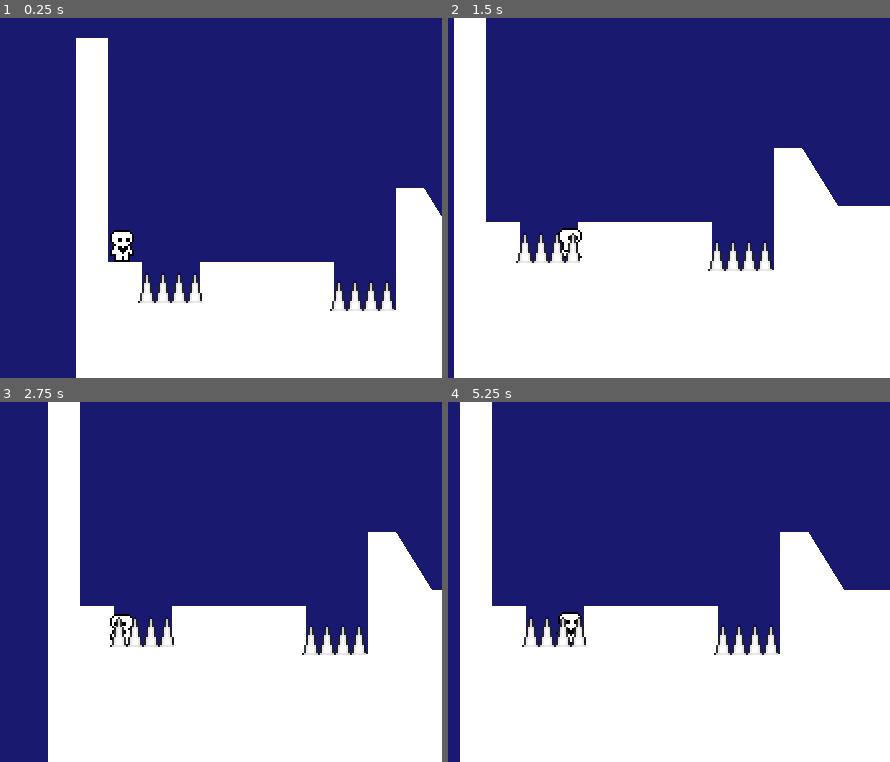
Above: before the commit, frames 1-4 (two rows, left to right).
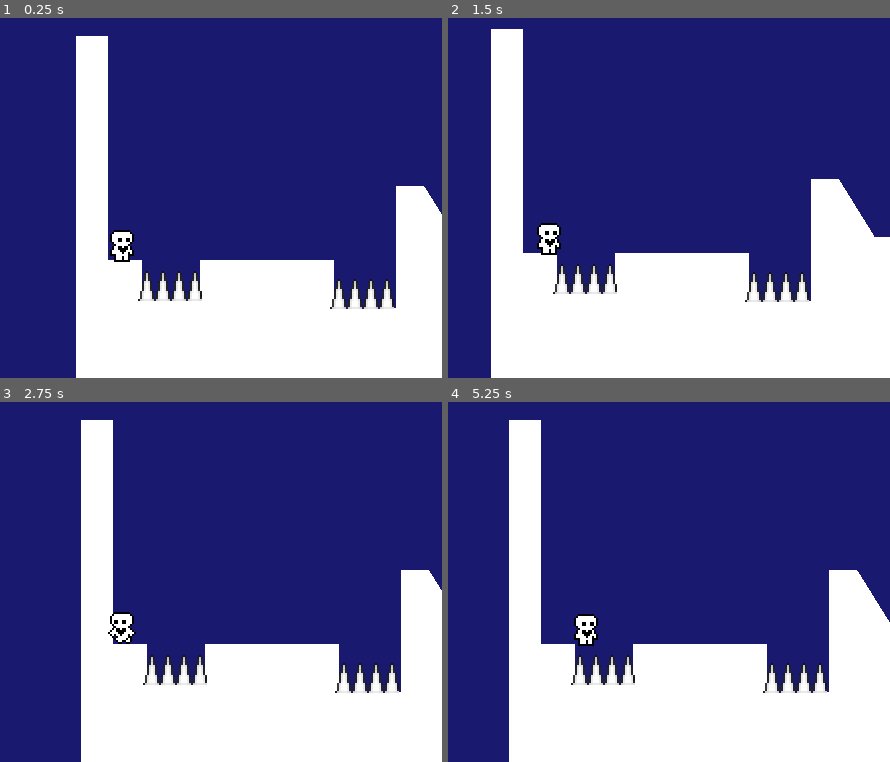
Above: after the commit, the same moments.

Repository: xachan/HeartPlatformer
Game: Godot game, scene res://world.tscn
The game is run twice, just before and just after one commit, with the same random seed, the same clock (stepped at 60 frames per second) and the same inputs.
Inputs:
- Up to frame 1 (0.25 s): no input
- Up to frame 2 (1.5 s): tap Enter (ui_accept) at 0.5, 0.77 s; hold Right (ui_right) from 0.53 s (still down)
- Up to frame 3 (2.75 s): tap Enter (ui_accept) at 1.52 s; release Right (ui_right) at 2.03 s; hold Left (ui_left) from 2.03 s (still down)
- Up to frame 4 (5.25 s): release Left (ui_left) at 2.78 s; hold Right (ui_right) 2.78-4.28 s; tap Enter (ui_accept) at 3.02, 3.77, 4.52 s; hold Left (ui_left) 4.28-5.03 s; hold Right (ui_right) from 5.03 s (still down)

The runs differ from the first frame. In frame 1, 0.7% of the frame differs, in the area x 17-100%, y 5-82%; in frame 2, 21%; in frame 3, 21%; in frame 4, 24%, in the area x 2-100%, y 0-100%.

Commit message:
finished 5

Diff:
--- a/player.gd
+++ b/player.gd
@@ -8,6 +8,7 @@
 
 @onready var animated_sprite_2d = $AnimatedSprite2D
 @onready var coyote_jump_timer = $CoyoteJumpTimer
+@onready var starting_position = global_position
 
 func _physics_process(delta):
 	apply_gravity(delta)
@@ -78,3 +79,8 @@
 		animated_sprite_2d.play("idle")
 	if not is_on_floor():
 		animated_sprite_2d.play("jump")
+
+
+
+func _on_hazard_detector_area_entered(area):
+	global_position = starting_position
--- a/player.tscn
+++ b/player.tscn
@@ -1,11 +1,8 @@
-[gd_scene load_steps=14 format=3 uid="uid://dehhmy88k0cmp"]
+[gd_scene load_steps=15 format=3 uid="uid://dehhmy88k0cmp"]
 
 [ext_resource type="Script" path="res://player.gd" id="1_fsgtj"]
 [ext_resource type="Texture2D" uid="uid://b4uphhkqftp1f" path="res://player.png" id="1_jx764"]
 [ext_resource type="Resource" uid="uid://b7i1882rvevs0" path="res://FasterMovementData.tres" id="2_21p4d"]
-
-[sub_resource type="RectangleShape2D" id="RectangleShape2D_tcgtb"]
-size = Vector2(8, 12)
 
 [sub_resource type="AtlasTexture" id="AtlasTexture_w7jhq"]
 atlas = ExtResource("1_jx764")
@@ -81,6 +78,12 @@
 "speed": 10.0
 }]
 
+[sub_resource type="RectangleShape2D" id="RectangleShape2D_b4hph"]
+size = Vector2(6, 11)
+
+[sub_resource type="RectangleShape2D" id="RectangleShape2D_tcgtb"]
+size = Vector2(9.25, 13.5)
+
 [node name="Player" type="CharacterBody2D"]
 collision_layer = 2
 floor_constant_speed = true
@@ -88,12 +91,8 @@
 script = ExtResource("1_fsgtj")
 movement_data = ExtResource("2_21p4d")
 
-[node name="CollisionShape2D" type="CollisionShape2D" parent="."]
-position = Vector2(0, -6)
-shape = SubResource("RectangleShape2D_tcgtb")
-
 [node name="AnimatedSprite2D" type="AnimatedSprite2D" parent="."]
-position = Vector2(2.08165e-12, -10)
+position = Vector2(0, -10)
 sprite_frames = SubResource("SpriteFrames_3qelg")
 animation = &"run"
 
@@ -103,3 +102,19 @@
 
 [node name="Camera2D" type="Camera2D" parent="."]
 position = Vector2(2.08165e-12, -32)
+position_smoothing_enabled = true
+position_smoothing_speed = 10.0
+
+[node name="HazardDetector" type="Area2D" parent="."]
+collision_layer = 0
+collision_mask = 4
+
+[node name="CollisionShape2D" type="CollisionShape2D" parent="HazardDetector"]
+position = Vector2(0, -6)
+shape = SubResource("RectangleShape2D_b4hph")
+
+[node name="CollisionShape2D" type="CollisionShape2D" parent="."]
+position = Vector2(0, -8)
+shape = SubResource("RectangleShape2D_tcgtb")
+
+[connection signal="area_entered" from="HazardDetector" to="." method="_on_hazard_detector_area_entered"]
--- a/spikes.tscn
+++ b/spikes.tscn
@@ -1,9 +1,28 @@
-[gd_scene load_steps=2 format=3 uid="uid://cnfdkc5h52yos"]
+[gd_scene load_steps=3 format=3 uid="uid://cnfdkc5h52yos"]
 
 [ext_resource type="Texture2D" uid="uid://c47ignbdcjsdy" path="res://spike.png" id="1_6c207"]
+[ext_resource type="PackedScene" uid="uid://bod4x53dnaq3r" path="res://hazard_area.tscn" id="2_6phld"]
 
 [node name="spikes" type="Node2D"]
 
 [node name="Sprite2D" type="Sprite2D" parent="."]
 position = Vector2(16, -11)
 texture = ExtResource("1_6c207")
+
+[node name="HazardArea" parent="." instance=ExtResource("2_6phld")]
+
+[node name="CollisionPolygon2D4" type="CollisionPolygon2D" parent="HazardArea"]
+position = Vector2(16, 1)
+polygon = PackedVector2Array(1, -1, 4, -11, 5, -11, 8, -1)
+
+[node name="CollisionPolygon2D2" type="CollisionPolygon2D" parent="HazardArea"]
+position = Vector2(8, 1)
+polygon = PackedVector2Array(1, -1, 4, -11, 5, -11, 8, -1)
+
+[node name="CollisionPolygon2D" type="CollisionPolygon2D" parent="HazardArea"]
+position = Vector2(0, 1)
+polygon = PackedVector2Array(1, -1, 4, -11, 5, -11, 8, -1)
+
+[node name="CollisionPolygon2D3" type="CollisionPolygon2D" parent="HazardArea"]
+position = Vector2(24, 1)
+polygon = PackedVector2Array(1, -1, 4, -11, 5, -11, 8, -1)
